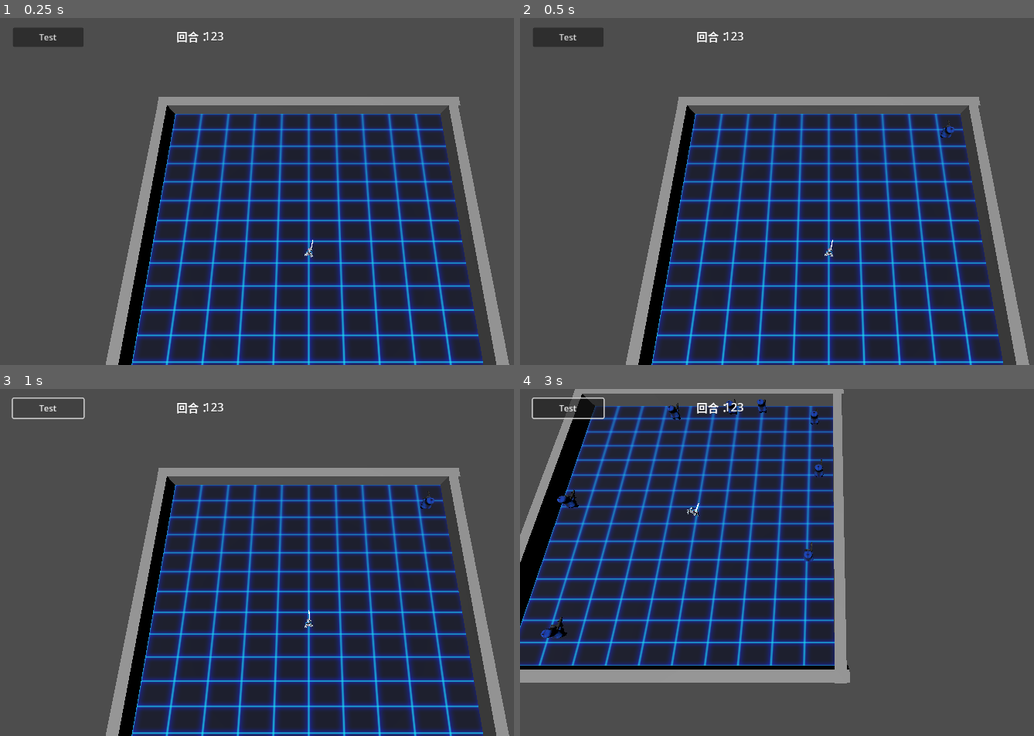
Above: before the commit, frames 1-4 (two rows, left to right).
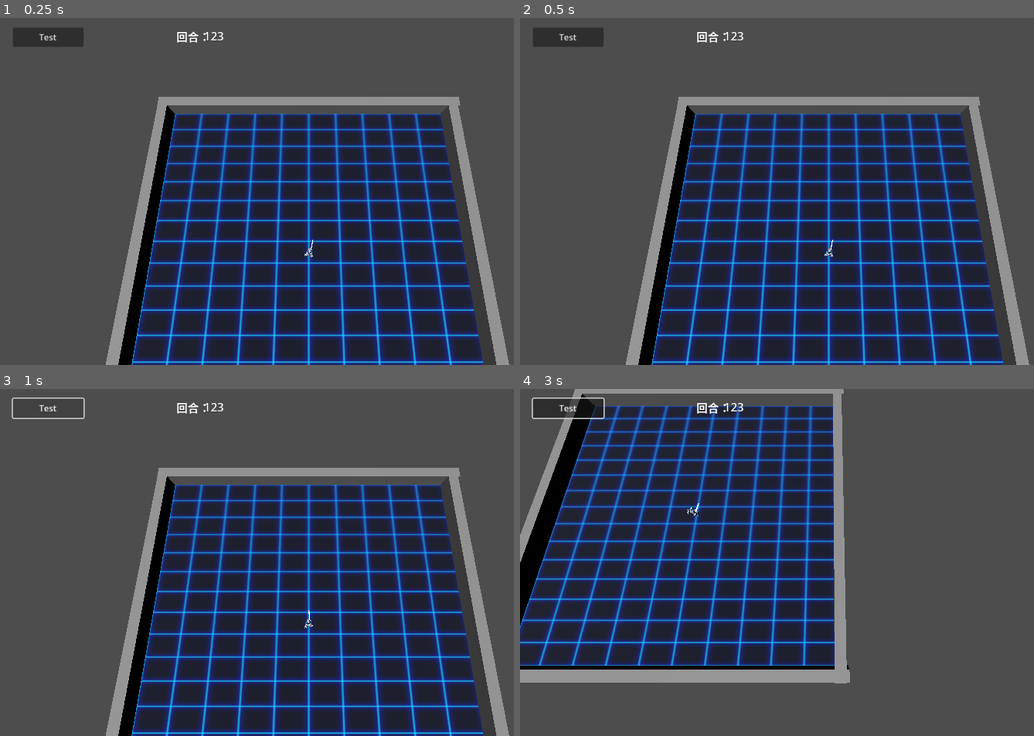
Above: after the commit, the same moments.

Repository: DarkAngelZT/Shooter-DPPO
Game: Godot game, scene res://scene/main_scene.tscn
The game is run twice, just before and just after one commit, with the same random seed, the same clock (stepped at 60 frames per second) and the same inputs.
Inputs (mouse positions are in pixels of both pictures, inside the frame that each line leads up to):
- Up to frame 1 (0.25 s): no input
- Up to frame 2 (0.5 s): no input
- Up to frame 3 (1 s): click "Test" at 0.5 s
- Up to frame 4 (3 s): tap Enter at 1.25 s; move the mouse to (967, 545) at 1.27 s; press the mouse at (967, 545) at 1.28 s; hold D (move_right) 1.28-2.03 s; move the mouse to (705, 579) at 2.02 s; release the mouse at (705, 579) at 2.03 s; hold S (move_back) 2.03-2.78 s; tap Mouse wheel down (zoom_in) at 2.1 s; move the mouse to (890, 486) at 2.77 s; hold D (move_right) from 2.78 s (still down); tap Mouse wheel up (zoom_out) at 2.85 s

Frame 1 is identical in both runs. In frame 2, less than 0.1% of the frame differs, in the area x 81-85%, y 29-35%; in frame 3, less than 0.1%; in frame 4, 0.6%, in the area x 4-60%, y 2-72%.

Commit message:
修复暂停时还在刷怪的bug

Diff:
--- a/scripts/MobSpawner.gd
+++ b/scripts/MobSpawner.gd
@@ -32,6 +32,9 @@
 
 # Called every frame. 'delta' is the elapsed time since the previous frame.
 func _process(delta):
+	if GameData.game_pause[owner_field.id]:
+		next_spawn_time += delta*1000
+		return
 	if can_spawn:
 		if Time.get_ticks_msec() > next_spawn_time:
 			spawn()
